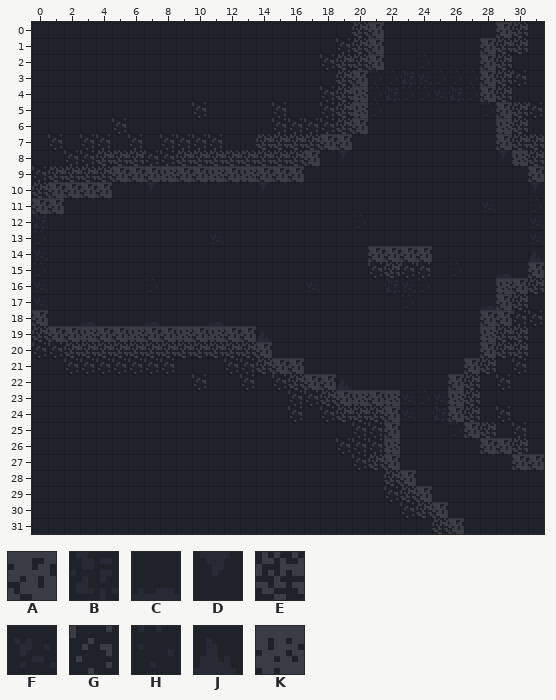
Level history. Tiled map: Assets/maps/test2.tmx. Above is the file before it was changed.
Cells are 8x8 px. Shown: x 0..31, y 0..31.
Key: from "tiles2": A 0, B 1, C 2, D 3, E 16, F 17, G 32, H 33, J 34, K 48.
_ is an empty cell.
Layers that did not change in this view are not listed.
Layer "back" before, first column x 0:
 0 ____________________EA_______AE_
 1 ___________________GEA______AEE_
 2 __________________GEEA__H___AE__
 3 ___________________EAHHBFHHHAEG_
 4 __________________GEKHBHHFBHAE__
 5 __________G____G__GEKH______HAEG
 6 _____G_________GGGGEA________KE_
 7 _G_GG_G_GGGG__EEEEAA_________AEE
 8 __GGEEEGGEEEEEEEEA_D_________DKE
 9 GEEEEAAAKAAKAKAAA______________A
10 EAAAA__D______D________________D
11 AA__________________________F__H
12 B___________________H__________F
13 H__________F___________________F
14 F____________________AAAA______J
15 H____________________GEGG_H__C_A
16 F______H_________F____BFH____KAE
17 F______________________H____CAE_
18 A__C___C___C________________AAGG
19 EAAKAAKAAKAKAAJ_____________KEE_
20 GGEEEEEEEEEEEEA_____________AEE_
21 __GGGGGGG___GGEAA__________AE_G_
22 __________G__G_GEAAJ______AE_G__
23 ________________GGEAKAKFHFKE____
24 ________________G_GEEEAF_BAE_G__
25 ____________________GGA___HAE_G_
26 ___________________GGGK_____AAE_
27 ____________________GEA_______AA
28 ______________________EA________
29 ______________________GEA_______
30 _______________________GEA______
31 _________________________EA_____
And afterwards:
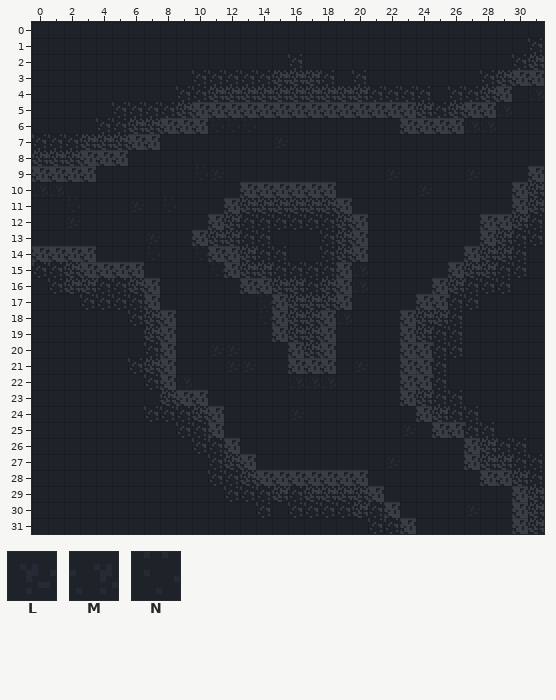
Further tiles: from "tiles2": L 19, M 21, N 35.
Change:
Layer "back":
y 0: x 20..21 EA -> __; x 29..30 AE -> __
y 1: x 19..21 GEA -> ___; x 28..30 AEE -> ___
y 2: x 18..21 GEEA -> ____; x 28..29 AE -> __
y 3: x 19..20 EA -> __; x 28 A -> _; x 30 G -> _
y 4: x 18 G -> _; x 20..24 KHBHH -> _____; x 26..29 BHAE -> ____
y 5: x 10 G -> _; x 15 G -> _; x 18..21 GEKH -> ____; x 28..31 HAEG -> _M__
y 6: x 15..20 GGGGEA -> ______; x 29..30 KE -> __
y 7: x 3..4 GG -> __; x 6 G -> _; x 8..11 GGGG -> ____; x 14..19 EEEEAA -> _L____; x 29..31 AEE -> ___
y 8: x 2..17 GGEEEGGEEEEEEEEA -> ________________; x 30..31 KE -> __
y 9: x 0..16 GEEEEAAAKAAKAKAAA -> __________NL_____
y 10: x 0..4 EAAAA -> MM___; x 14 D -> _; x 31 D -> _
y 11: x 0..1 AA -> __; x 31 H -> _
y 12: x 20 H -> _; x 31 F -> _
y 13: x 11 F -> _; x 31 F -> _
y 14: x 0 F -> _; x 21..24 AAAA -> ____
y 15: x 0 H -> _; x 21..24 GEGG -> ____; x 26 H -> _; x 29 C -> _; x 31 A -> _
y 16: x 7 H -> _; x 17 F -> _; x 29..31 KAE -> ___
y 17: x 29..30 AE -> __
y 18: x 0 A -> _; x 7 C -> _; x 28..31 AAGG -> ____
y 19: x 0..7 EAAKAAKA -> ________; x 9..13 KAKAA -> _____; x 28..30 KEE -> ___
y 20: x 0..14 GGEEEEEEEEEEEEA -> ___________LL__; x 28..30 AEE -> ___
y 21: x 2..5 GGGG -> ____; x 7..8 GG -> __; x 12..15 GGEA -> LL__; x 27..28 AE -> __; x 30 G -> _
y 22: x 10 G -> _; x 13 G -> _; x 15..18 GEAA -> _MMM; x 26..27 AE -> __; x 29 G -> _
y 23: x 16..27 GGEAKAKFHFKE -> ____________
y 24: x 16 G -> L; x 18..22 GEEEA -> _____; x 25..27 BAE -> ___; x 29 G -> _
y 25: x 20..22 GGA -> ___; x 26..28 HAE -> ___; x 30 G -> _
y 26: x 19..22 GGGK -> ____; x 28..30 AAE -> ___
y 27: x 20..22 GEA -> __L; x 30..31 AA -> __
y 28: x 22..23 EA -> __
y 29: x 22..24 GEA -> ___
y 30: x 23..25 GEA -> ___
y 31: x 25..26 EA -> __
Layer "walls":
y 1: x 31 _ -> G
y 2: x 16 _ -> G; x 30..31 __ -> GE
y 3: x 10..18 _________ -> GGGGGEEEG; x 20 _ -> G; x 28 _ -> G; x 30..31 __ -> AA
y 4: x 9..18 __________ -> GGEEEEEEEE; x 20..24 _____ -> EGGGG; x 26..29 ____ -> GGEA
y 5: x 5..28 ________________________ -> GGGGEAAAAAAAAAAAAAAEGEAA
y 6: x 4 _ -> G; x 6..10 _____ -> EEAAA; x 23..26 ____ -> AAAA
y 7: x 0 _ -> G; x 2..7 ______ -> GEEEAA
y 8: x 0..5 ______ -> EEEAAA
y 9: x 0..3 ____ -> AAAA
y 10: x 13..18 ______ -> AAAAAA; x 30..31 __ -> AE
y 11: x 12..19 ________ -> AEEEEEEA; x 30..31 __ -> AE
y 12: x 11..20 __________ -> AEGGGGGGEA; x 28..31 ____ -> AAEG
y 13: x 10..14 _____ -> AEEGG; x 18..20 ___ -> GEA; x 28..31 ____ -> AEGG
y 14: x 0..3 ____ -> AAAA; x 11..15 _____ -> AAEGG; x 18..20 ___ -> GEA; x 27..30 ____ -> AEEG
y 15: x 0..6 _______ -> GGEAAAA; x 12..19 ________ -> AEEGGGGA; x 26..30 _____ -> AEEGG
y 16: x 1..7 _______ -> GEEGGEA; x 13..19 _______ -> AAEEGEA; x 25..29 _____ -> AEGGG
y 17: x 3..7 _____ -> GGGGA; x 15..19 _____ -> AEEEA; x 24..27 ____ -> AAGG
y 18: x 6..8 ___ -> GEA; x 15..18 ____ -> AEEA; x 23..26 ____ -> AEEG
y 19: x 7 _ -> E; x 15..18 ____ -> AEEA; x 23..26 ____ -> AEGG
y 20: x 7..8 __ -> GA; x 16..18 ___ -> AEA; x 23..26 ____ -> AAGG
y 21: x 7..8 __ -> EA; x 17..18 __ -> AA; x 23..25 ___ -> AAG
y 22: x 7..8 __ -> GA; x 23..25 ___ -> AAG
y 23: x 8..10 ___ -> EAA; x 23..26 ____ -> AEGG
y 24: x 7..11 _____ -> GGGEA; x 24..27 ____ -> AEGG
y 25: x 9..11 ___ -> GGA; x 25..28 ____ -> AAGG
y 26: x 10..12 ___ -> GGA; x 27..30 ____ -> AEGG
y 27: x 11..13 ___ -> GEA; x 27..31 _____ -> AEEGG
y 28: x 11..20 __________ -> GGEAAAAAAA; x 28..31 ____ -> AAEG
y 29: x 12..21 __________ -> GGGEGEEEEA; x 30..31 __ -> AE
y 30: x 14 _ -> G; x 16..22 _______ -> GGGGEGA; x 30..31 __ -> AE
y 31: x 21..23 ___ -> GGA; x 30..31 __ -> AE
Where, in picture pixels (left, top, right, bottom), the same in both pictures:
changed: (32, 22, 544, 534)
